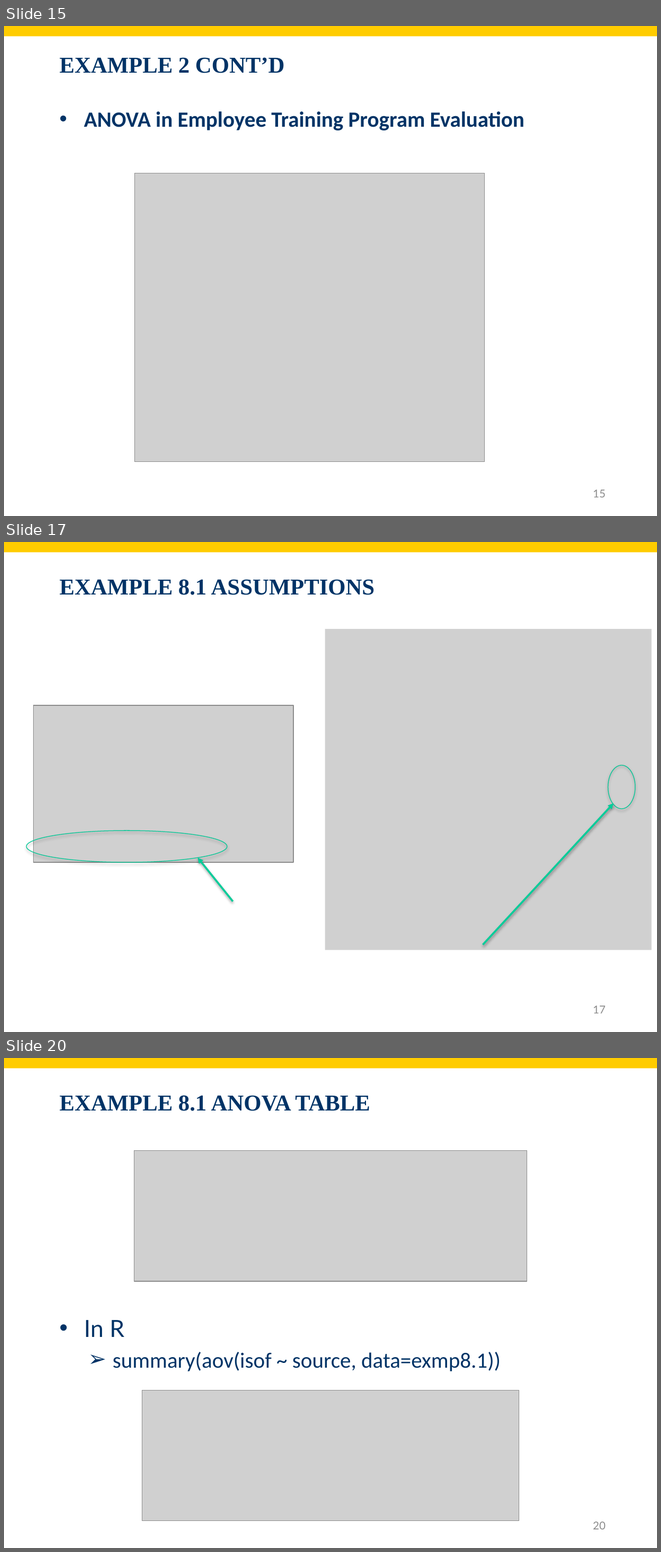
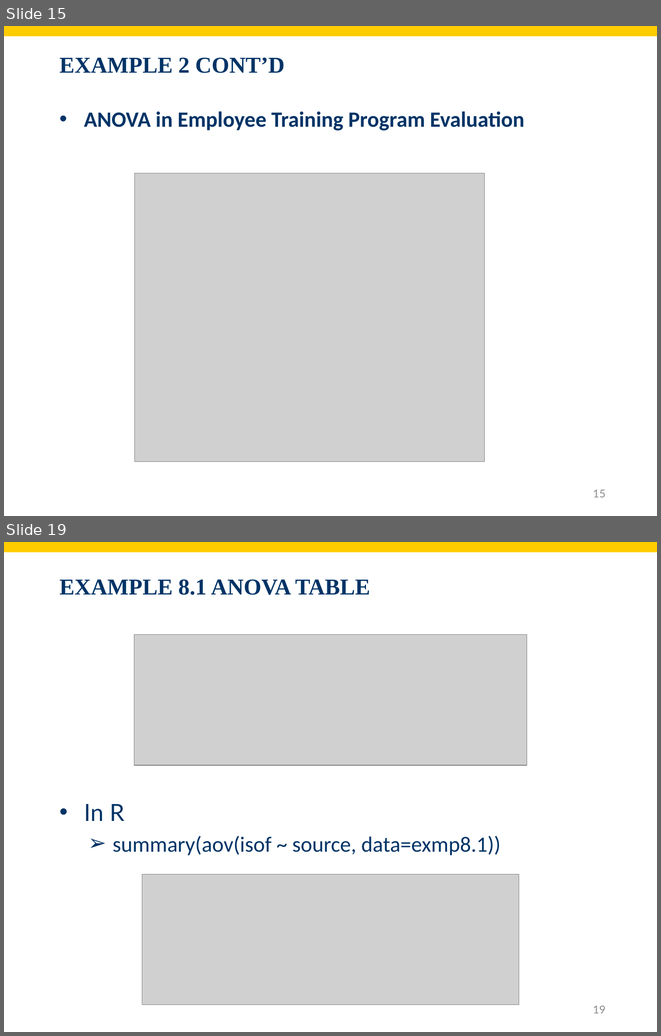
Before and after one commit to shnezam/BUAD1560, a slide deck: slides/pdf/Chapt9.pptx. Shown one above the other, each under a label of ours: slides 15, 17 and 20 before the commit, slides 15 and 19 after it; the slides between them are not shown. The pictures are 661x1552 and 661x1036 pixels, drawn with LibreOffice and Linux fonts; fonts in the diff are those of the drawing; grey boxes stand for pictures; background and template pictures are left out. Boxes give left, top, right and bottom in pixels: in the first picture for what was removed or moved away, otherwise in the second. Text is boxed around its words. In the diff, an @@ line names an element or a change of style, - is before the commit and + after.

```diff
--- a/slides/pdf/Chapt9.pptx
+++ b/slides/pdf/Chapt9.pptx
@@ slide 17 removed at <box>4,542,657,1032</box>, background #FFFFFF; not listed: 1 template element that a slide beside it also shows @@
@@ title removed at <box>60,579,375,595</box> @@
-EXAMPLE 8.1 ASSUMPTIONS
@@ picture removed at <box>325,629,652,950</box> @@
@@ picture removed at <box>33,705,293,862</box> @@
@@ ellipse removed at <box>608,765,635,809</box> @@
@@ arrow removed from (483, 944) to (613, 803) @@
@@ ellipse removed at <box>26,831,227,863</box> @@
@@ arrow removed from (232, 901) to (198, 857) @@
@@ page number removed at <box>593,1005,606,1013</box> @@
-17
@@ what was slide 20 is now slide 19 @@
@@ page number at <box>593,1005,606,1013</box>: text changed @@
-20
+19
```
Also in this commit, not shown: 3 slides changed.
